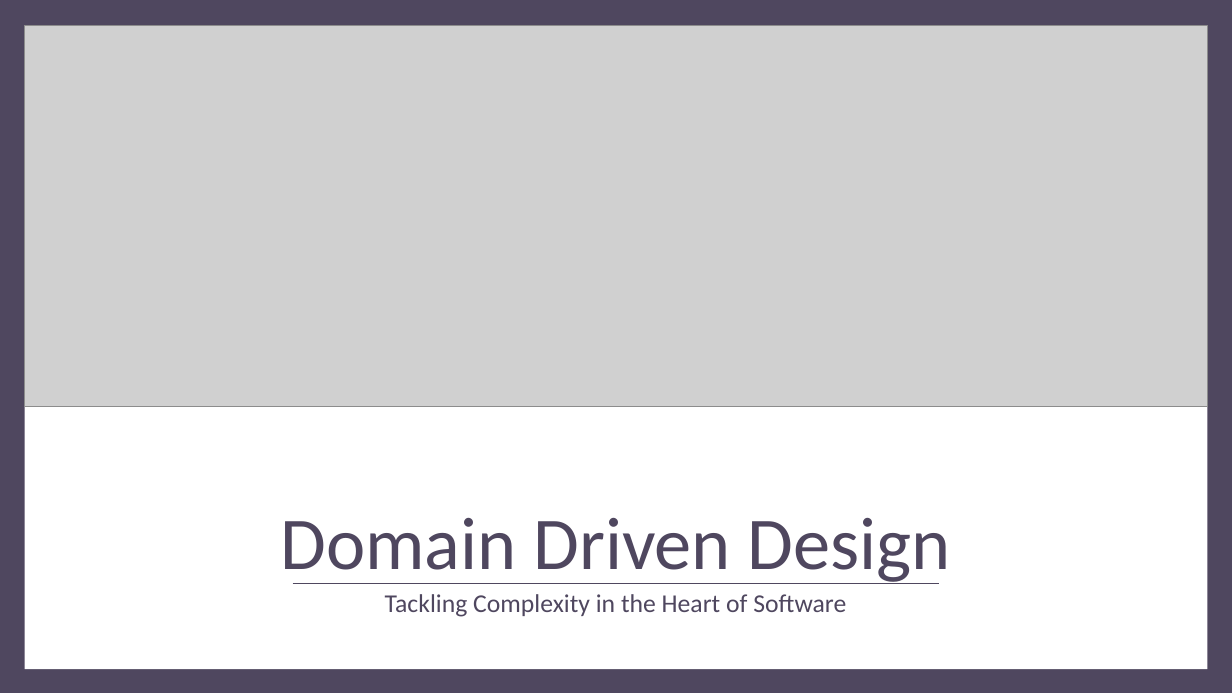
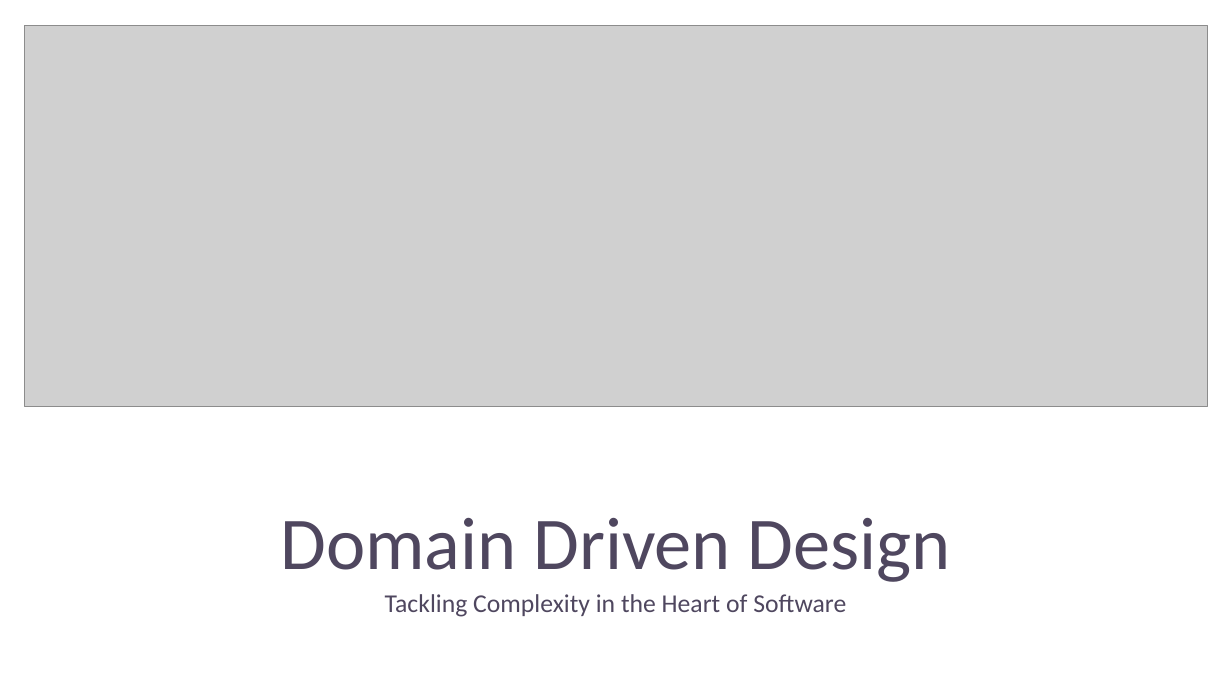
Before and after one commit to truongdinhthien/DDD-Docs, a slide deck: slide 1 of DDD.pptx. Drawn at 1232x693 pixels with LibreOffice and Linux fonts; fonts in the diff are those of the drawing; grey boxes stand for pictures. Boxes give left, top, right and bottom in pixels: in the first picture for what was removed or moved away, otherwise in the second. Text is boxed around its words. In the diff, an @@ line names an element or a change of style, - is before the commit and + after.

```diff
--- a/DDD.pptx
+++ b/DDD.pptx
@@ rectangle removed at (0, 0, 1232, 693) @@
@@ rectangle removed at (25, 26, 1208, 669) @@
@@ line removed from (293, 583) to (940, 583) @@
```
Also in this commit, not shown: 4 other slides changed, 5 slides added, 1 other file.
